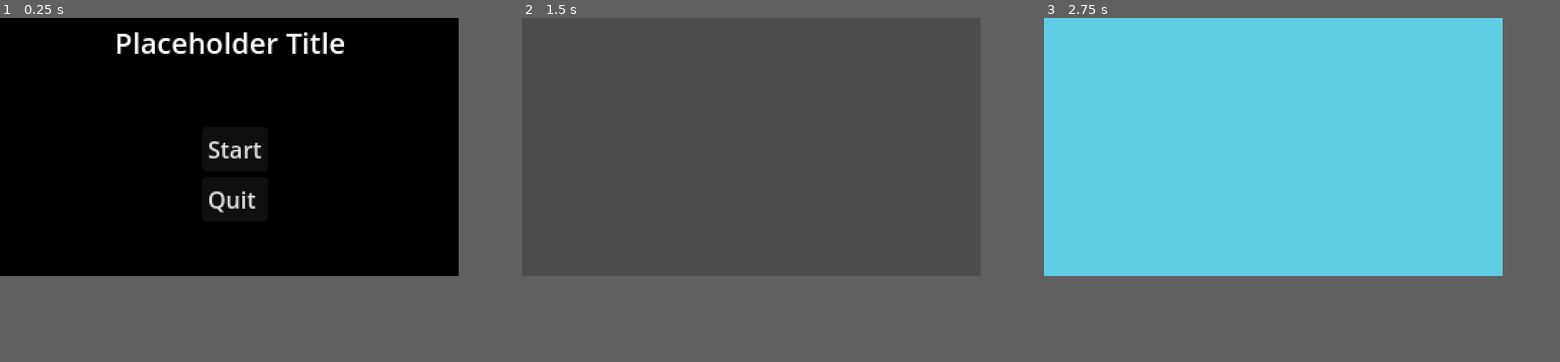
Above: before the commit, frames 1-3 (left to right).
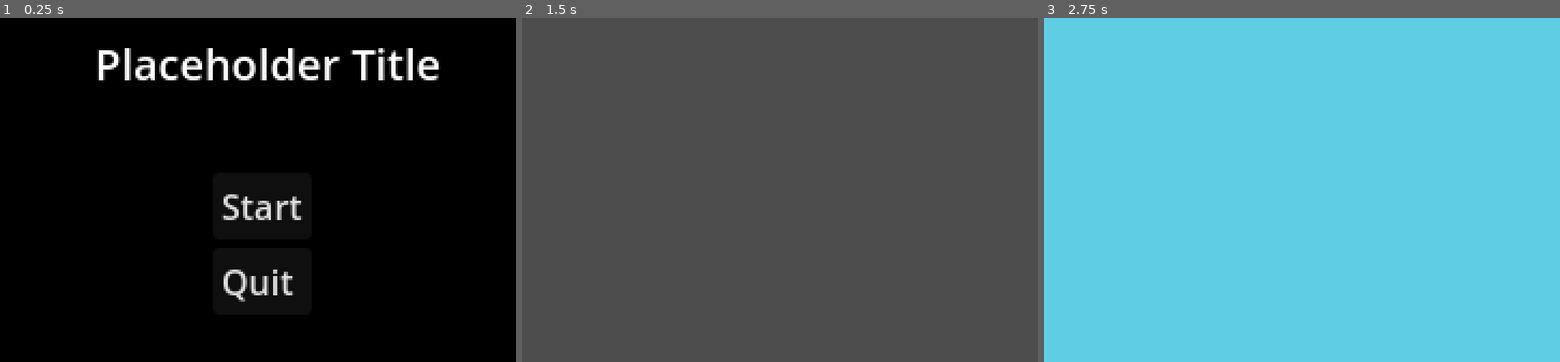
Above: after the commit, the same moments.

Repository: emmetl913/GMTK2024
Game: Godot game, scene res://menus/MainMenu.tscn
Two runs of this game, one before a commit and one after it. Both use one fixed random seed, a clock stepped at 60 frames per second and the inputs below. The engine's default icon, where the game draws it, is replaced by a stand-in: a white triangle on a blue panel in a dark square.
Inputs (mouse positions are in pixels of both pictures, inside the frame that each line leads up to):
- Up to frame 1 (0.25 s): no input
- Up to frame 2 (1.5 s): click "Start" at 0.5 s; tap Enter at 1.25 s; move the mouse to (852, 134) at 1.27 s; hold S (S) from 1.28 s (still down)
- Up to frame 3 (2.75 s): tap Space at 2 s; move the mouse to (1183, 159) at 2.02 s; release S (S) at 2.03 s; click (1183, 159) at 2.1 s; tap S (S) at 2.3 s
In our replay, the window is 640x360 before the commit and 720x480 after it. These sizes can differ from the game's own. Grey fills any space a smaller window leaves; there, only what the larger window draws over its background counts as a difference.

The runs differ from the first frame. In frame 1, 5.6% of the frame differs, in the area x 18-85%, y 4-83%; in frame 2, only the window size differs; in frame 3, only the window size differs.

Commit message:
fix aspect ratio

Diff:
--- a/games/ChoppingGame/ChoppingGame.tscn
+++ b/games/ChoppingGame/ChoppingGame.tscn
@@ -28,20 +28,20 @@
 sweetspot_size = 32
 
 [node name="ColorRect" type="ColorRect" parent="."]
-offset_right = 320.0
-offset_bottom = 180.0
+offset_right = 240.0
+offset_bottom = 160.0
 
 [node name="Label" type="Label" parent="."]
-offset_left = 114.0
+offset_left = 72.0
 offset_top = 10.0
-offset_right = 217.0
+offset_right = 175.0
 offset_bottom = 33.0
 text = "LMB to CHOP"
 label_settings = SubResource("LabelSettings_6kvgd")
 
 [node name="Knife_Folloing" type="Node2D" parent="."]
 self_modulate = Color(0, 0, 0, 1)
-position = Vector2(62, 57)
+position = Vector2(13, 53)
 script = ExtResource("2_a15ko")
 
 [node name="Path2D" type="Path2D" parent="Knife_Folloing"]
@@ -67,7 +67,7 @@
 
 [node name="Fruit" type="Area2D" parent="."]
 self_modulate = Color(0.764706, 0, 0, 1)
-position = Vector2(161, 145)
+position = Vector2(124, 136)
 
 [node name="CollisionShape2D" type="CollisionShape2D" parent="Fruit"]
 shape = SubResource("RectangleShape2D_lhfg8")
--- a/games/ChurningGame/ChurningGame.tscn
+++ b/games/ChurningGame/ChurningGame.tscn
@@ -13,29 +13,29 @@
 win_churns = 10
 
 [node name="ColorRect" type="ColorRect" parent="."]
-offset_right = 320.0
-offset_bottom = 180.0
+offset_right = 240.0
+offset_bottom = 160.0
 color = Color(0.65098, 0.427451, 0, 1)
 
 [node name="Churn" type="Sprite2D" parent="."]
-position = Vector2(160, 68)
+position = Vector2(117, 67)
 texture = SubResource("PlaceholderTexture2D_hsab7")
 
 [node name="Basin" type="Sprite2D" parent="."]
 self_modulate = Color(0, 0, 0, 1)
-position = Vector2(160, 100)
+position = Vector2(117, 99)
 texture = SubResource("PlaceholderTexture2D_ascl0")
 
 [node name="W" type="Label" parent="."]
-offset_left = 192.0
-offset_top = 22.0
-offset_right = 232.0
-offset_bottom = 45.0
+offset_left = 149.0
+offset_top = 21.0
+offset_right = 189.0
+offset_bottom = 44.0
 text = "\"W\""
 
 [node name="S" type="Label" parent="."]
-offset_left = 195.0
-offset_top = 64.0
-offset_right = 235.0
-offset_bottom = 87.0
+offset_left = 149.0
+offset_top = 62.0
+offset_right = 189.0
+offset_bottom = 85.0
 text = "\"S\""
--- a/games/CrackingGame/CrackingGame.tscn
+++ b/games/CrackingGame/CrackingGame.tscn
@@ -14,8 +14,8 @@
 crack_speed = 400
 
 [node name="ColorRect" type="ColorRect" parent="."]
-offset_right = 320.0
-offset_bottom = 180.0
+offset_right = 240.0
+offset_bottom = 160.0
 color = Color(0.65098, 0.427451, 0.92549, 1)
 
 [node name="EggStuff" type="Node2D" parent="."]
--- a/menus/MainMenu.tscn
+++ b/menus/MainMenu.tscn
@@ -16,25 +16,25 @@
 
 [node name="ColorRect" type="ColorRect" parent="."]
 layout_mode = 0
-offset_right = 320.0
-offset_bottom = 180.0
+offset_right = 240.0
+offset_bottom = 160.0
 color = Color(0, 0, 0, 1)
 
 [node name="Label" type="Label" parent="."]
 layout_mode = 1
-offset_left = 80.0
-offset_top = 3.0
-offset_right = 242.0
-offset_bottom = 31.0
+offset_left = 44.0
+offset_top = 7.0
+offset_right = 206.0
+offset_bottom = 35.0
 text = "Placeholder Title"
 label_settings = SubResource("LabelSettings_q24b8")
 
 [node name="VBoxContainer" type="VBoxContainer" parent="."]
 layout_mode = 0
-offset_left = 141.0
-offset_top = 76.0
-offset_right = 187.0
-offset_bottom = 142.0
+offset_left = 99.0
+offset_top = 72.0
+offset_right = 145.0
+offset_bottom = 138.0
 alignment = 1
 
 [node name="Start" type="Button" parent="VBoxContainer"]
--- a/project.godot
+++ b/project.godot
@@ -17,10 +17,10 @@
 
 [display]
 
-window/size/viewport_width=320
-window/size/viewport_height=180
-window/size/window_width_override=1920
-window/size/window_height_override=1080
+window/size/viewport_width=240
+window/size/viewport_height=160
+window/size/window_width_override=1200
+window/size/window_height_override=800
 window/stretch/mode="viewport"
 window/stretch/scale_mode="integer"
 
